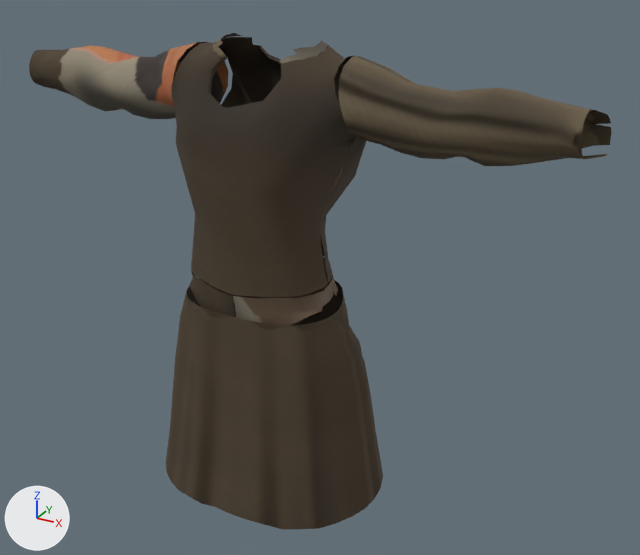
What one commit did to the glTF model modely/postavy/npc/npc_sedlak_kotle.gltf.
One viewpoint serves both versions: a 50 mm camera at (0.982, -1.516, 1.805) aimed at (0.103, 0.082, 1.006). The axes (+X, +Y, +Z) are drawn at lower left. The lights are the same throughout. The first picture is the older version. Where no turn or scale is listed for an object, it has been applied to the vertices. Vertices at exactly the same position are counted once.

The older version as bpy lines, for what is in view:
```python
me_npc_sedlak_svrchni_d = bpy.data.meshes.new('npc_sedlak_svrchni_d')
me_npc_sedlak_svrchni_d.from_pydata(...)  # 278 vertices, 476 faces; spans x -0.275..0.275, y -0.175..0.238, z 0.494..0.969
me_npc_sedlak_svrchni_d.materials.append(mat_npc_sedlak_obleceni_vlna)
me_npc_sedlak_svrchni_h = bpy.data.meshes.new('npc_sedlak_svrchni_h')
me_npc_sedlak_svrchni_h.from_pydata(...)  # 703 vertices, 922 faces; spans x -0.688..0.688, y -0.132..0.171, z 0.902..1.525
me_npc_sedlak_svrchni_h.materials.append(mat_npc_sedlak_obleceni_vlna)
ob_npc_sedlak_kotle_0 = bpy.data.objects.new('npc_sedlak_kotle_0', me_npc_sedlak_svrchni_d)
ob_npc_sedlak_kotle_0.location = (0.0, 0.0, 0.0)
ob_npc_sedlak_kotle_1 = bpy.data.objects.new('npc_sedlak_kotle_1', me_npc_sedlak_svrchni_h)
ob_npc_sedlak_kotle_1.location = (0.0, 0.0, 0.0)
```
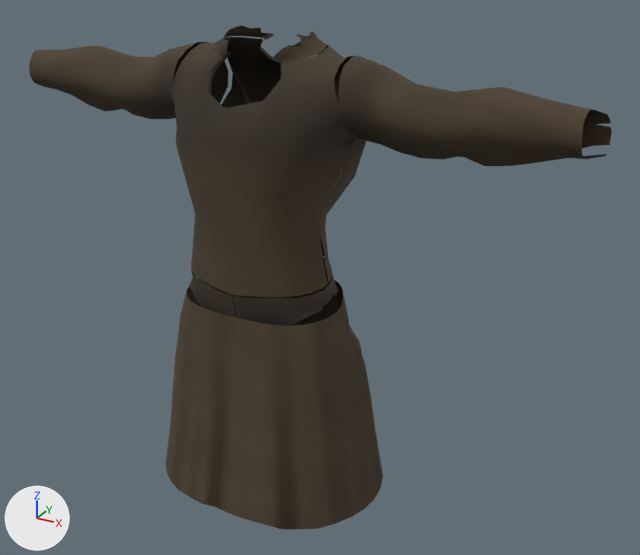
What differs and where, as boxes [x1, y1, x2, y2] in the pictures (640 x 555 px; the box of a moved part takes in the faces that stretch with it):
'npc_sedlak_kotle_1', reshaped
    before: [29, 33, 611, 326]
    after: [29, 25, 611, 326]
part 1 of me_npc_sedlak_svrchni_h, rebuilt (12% wider, 43% taller)
    before: [279, 41, 328, 63]
    after: [272, 32, 327, 64]
part 2 of me_npc_sedlak_svrchni_h, rebuilt (114% wider, 30% taller)
    before: [213, 33, 241, 59]
    after: [213, 25, 274, 59]
part 3 of me_npc_sedlak_svrchni_h, moved or reshaped
    both: [36, 37, 611, 262]
part 4 of me_npc_sedlak_svrchni_h, surface changed
    both: [56, 42, 607, 326]

Edits to the bpy script that builds the scene:
```text
Change me_npc_sedlak_svrchni_h:
    used by ob_npc_sedlak_kotle_1; location = (0.0, 0.0, 0.0)
    remove me_npc_sedlak_svrchni_h.from_pydata(...)  # 703 vertices, 922 faces; spans x -0.688..0.688, y -0.132..0.171, z 0.902..1.525
    add me_npc_sedlak_svrchni_h.from_pydata(...)  # 729 vertices, 934 faces; spans x -0.688..0.688, y -0.131..0.171, z 0.902..1.542
    me_npc_sedlak_svrchni_h part 1: the loose piece of 21 vertices spanning x 0.061..0.128, y -0.013..0.109, z 1.486..1.525 is rebuilt with 42 vertices and now spans x 0.033..0.127, y -0.017..0.131, z 1.485..1.542
    me_npc_sedlak_svrchni_h part 2: the loose piece of 21 vertices spanning x -0.128..-0.061, y -0.013..0.109, z 1.486..1.525 is rebuilt with 42 vertices and now spans x -0.127..-0.033, y -0.017..0.131, z 1.485..1.542
    me_npc_sedlak_svrchni_h part 3
    59 vertices are removed from x -0.641..0.641, y -0.132..0.17, z 1.078..1.512
    221 faces are deleted
    10 vertices move from x -0.645..0.645, y 0.101..0.167, z 1.356..1.471 to x -0.636..0.636, y 0.111..0.167, z 1.357..1.47
    43 vertices are added at x -0.597..0.597, y -0.131..0.171, z 1.083..1.511
    185 new faces join them
    me_npc_sedlak_svrchni_h part 4: 368 kept faces spanning x -0.688..0.688, y -0.114..0.171, z 0.902..1.503 get new texture (UV) coordinates
```
